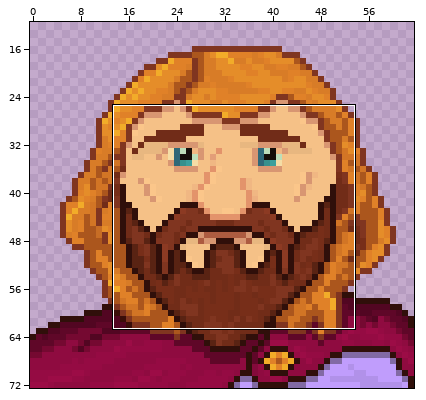
One commit to this sprite sheet: Assets/Resources/Portraits_Characters/Bard/bard_sad.png. The picture above shows the old version from afar; the outline marks the close-up.
Close-up. Before:
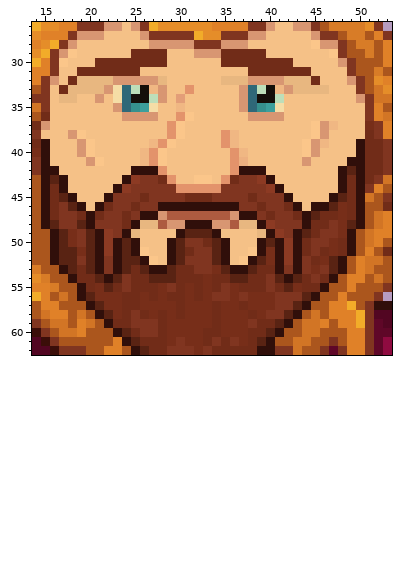
The file is 64x73 pixels. Colours within 5 levels of each other are drawn and written as one. Shown: x 14..53, y 26..62. The wide view leaves out empty margins.
The same view after the edit:
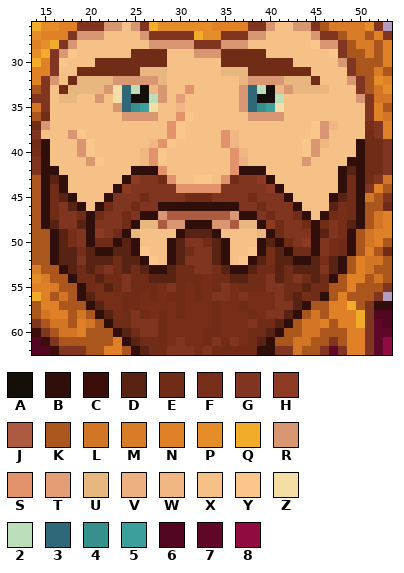
Palette (. is transparent): A #150f0a  B #300f0a  C #3b0e09  D #592313  E #712c18  F #772e19  G #803520  H #8c3a23  J #ad5b40  K #ab561d  L #d27525  M #d87c27  N #e08128  P #e58d29  Q #f2ac29  R #d89672  S #e3936b  T #e39e78  U #e8b780  V #edb080  W #f0b783  X #f5c187  Y #fbc68a  Z #f5dda6  2 #bddeba  3 #2f6878  4 #36908d  5 #3c9f9c  6 #520622  7 #5f0728  8 #8f0b40
What changed:
Colour D gives way to colour B in rows 49 to 50 at x 20.
Colour E gives way to colour B in row 47 at x 46; in rows 48 to 49 at x 45.
Colour G gives way to colour B in rows 50 to 51 at x 45; in row 52 at x 44.
Colour H gives way to colour B in row 51 at x 22 and 42.
Colour K gives way to colour B in row 56 at x 46.
Colour B gives way to colour D in row 51 at x 23 and 41; in row 52 at x 21 and 41; in row 53 at x 41 and 43.
Colour E gives way to colour D in row 52 at x 45; in row 55 at x 44.
Colour F gives way to colour D in row 53 at x 45.
Colour G gives way to colour D in row 49 at x 46; in row 52 at x 22; in row 53 at x 44; in row 54 at x 45; in row 56 at x 43.
Colour H gives way to colour D in row 52 at x 42.
Colour B gives way to colour E in row 48 at x 44; in row 50 at x 21; in row 51 at x 43; in row 52 at x 23; in row 53 at x 21 and 23; in row 54 at x 22 and 42.
Colour B gives way to colour E in row 55 at x 46; in row 56 at x 45.
Colour D gives way to colour E in row 54 at x 23; in row 55 at x 42.
Colour F gives way to colour E in row 55 at x 43.
Colour G gives way to colour E in row 48 at x 41; in row 49 at x 23; in row 53 at x 42; in row 56 at x 42.
Colour H gives way to colour E in row 49 at x 41; in row 50 at x 22 and 42.
Colour D gives way to colour F in row 56 at x 44.
Colour B gives way to colour G in rows 49 to 50 at x 43.
Colour D gives way to colour G in row 49 at x 44; in row 54 at x 43.
Colour E gives way to colour G in row 46 at x 42; in row 51 at x 46; in row 55 at x 41.
Colour H gives way to colour G in row 49 at x 22.
Colour B gives way to colour H in row 49 at x 21.
Colour E gives way to colour H in row 50 at x 44.
Colour X gives way to colour U in row 31 at x 26 to 28 and 35 to 37.
Colour B gives way to colour X in row 46 at x 45 to 46.
Colour D gives way to colour X in row 47 at x 45.
Colour U gives way to colour X in row 32 at x 35 to 36.
